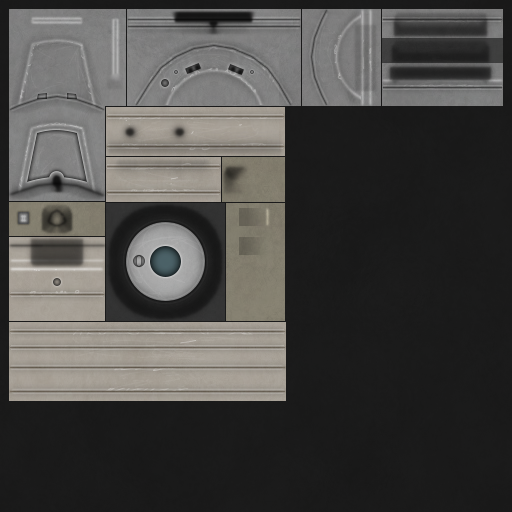
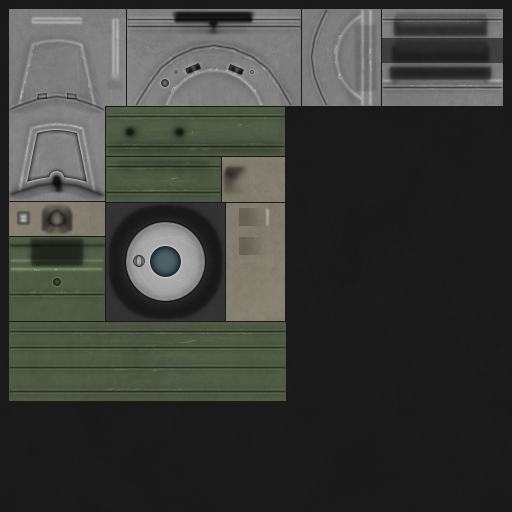
Layers edited between the first and the second 512 × 512 image:
hid "Layer 1" over 9, 107, 286, 401
hid "bacl" over 9, 107, 286, 401
showed "green", painted on it over 9, 107, 286, 401
